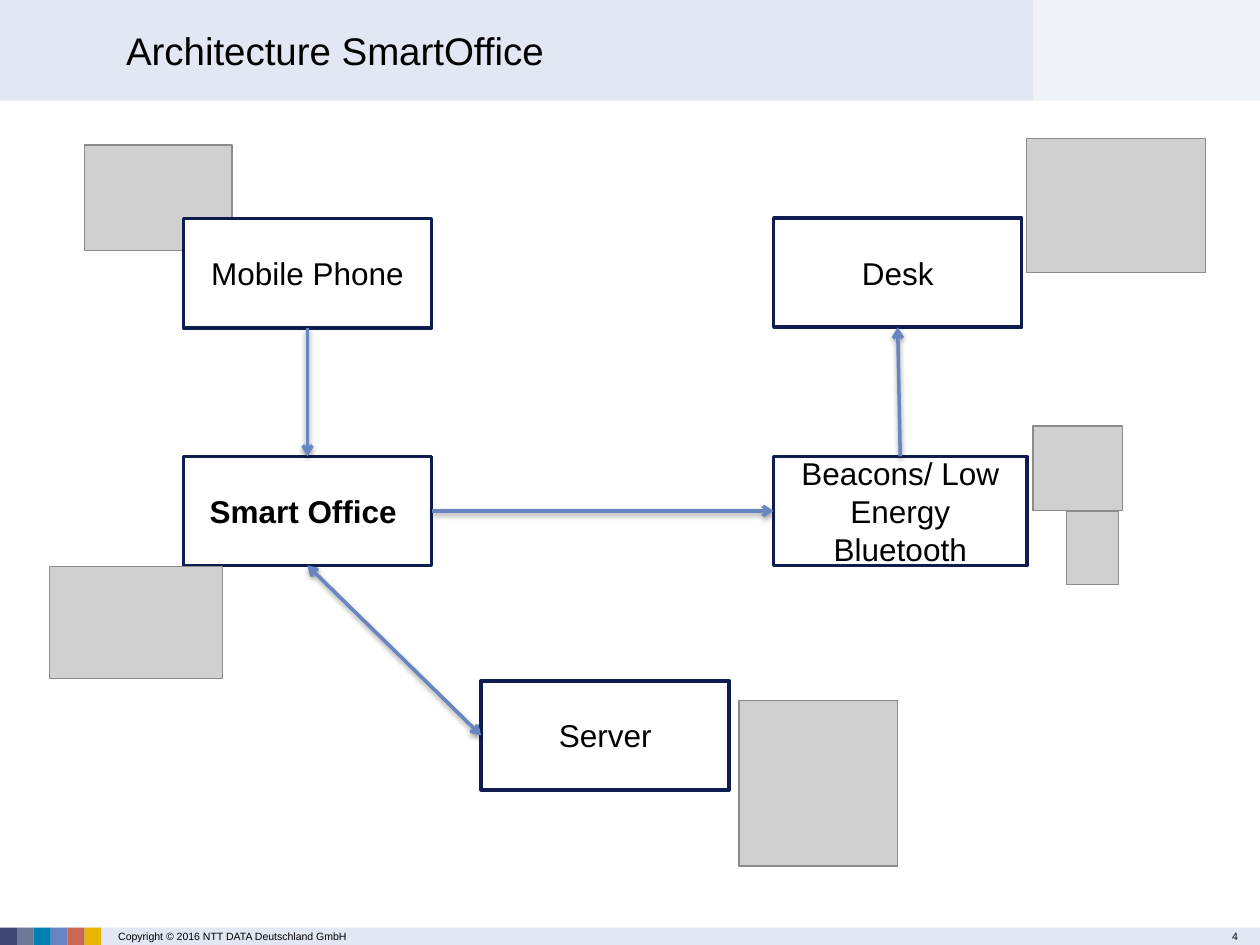
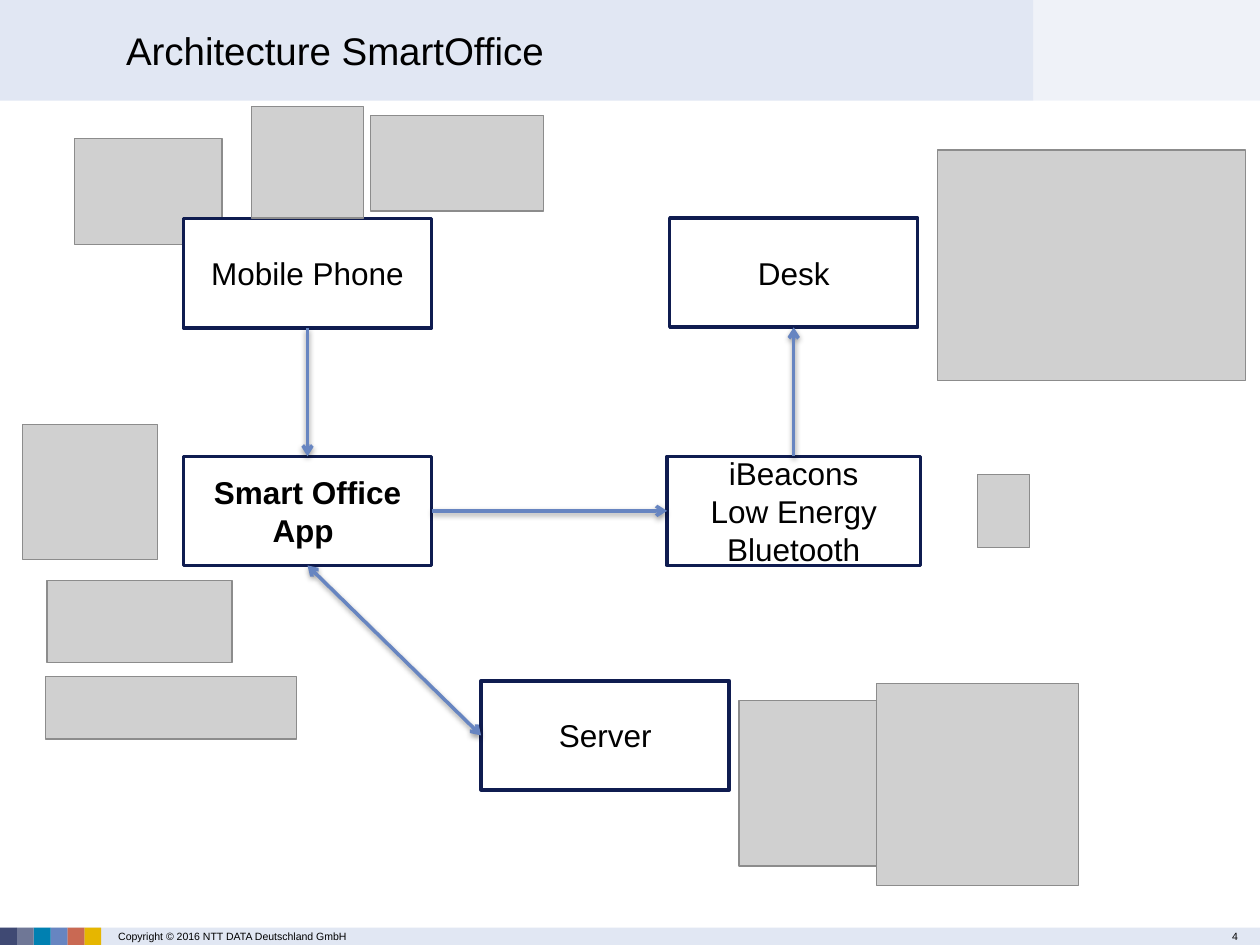
Before and after one commit to ranjitha-kuntimaddi/Smart-Office-, a slide deck: slide 4 of docs/Smart Office – Find My Colleges.pptx. Drawn at 1260x945 pixels with LibreOffice and Linux fonts; fonts in the diff are those of the drawing; grey boxes stand for pictures; background and template pictures are left out. Boxes give left, top, right and bottom in pixels: in the first picture for what was removed or moved away, otherwise in the second. Text is boxed around its words. In the diff, an @@ line names an element or a change of style, - is before the commit and + after.

```diff
--- a/docs/Smart Office – Find My Colleges.pptx
+++ b/docs/Smart Office – Find My Colleges.pptx
@@ picture added at (x1=252, y1=107, x2=364, y2=219) @@
@@ picture added at (x1=370, y1=116, x2=544, y2=212) @@
@@ picture moved from (x1=84, y1=145, x2=232, y2=251) to (x1=74, y1=139, x2=222, y2=244) @@
@@ picture removed at (x1=1027, y1=139, x2=1206, y2=272) @@
@@ picture added at (x1=937, y1=150, x2=1245, y2=381) @@
@@ rectangle "Desk" moved from (x1=774, y1=218, x2=1022, y2=328) to (x1=669, y1=218, x2=917, y2=328) @@
@@ arrow moved from (901, 456) - (897, 328) to (794, 456) - (794, 328) @@
@@ picture added at (x1=23, y1=425, x2=158, y2=559) @@
@@ picture removed at (x1=1033, y1=426, x2=1123, y2=510) @@
@@ rectangle "iBeacons Low Energy Bluetooth" moved from (x1=774, y1=456, x2=1027, y2=566) to (x1=667, y1=456, x2=920, y2=566) @@
@@ text in rectangle at (x1=711, y1=462, x2=877, y2=567): text changed @@
-Beacons/ Low Energy Bluetooth
+iBeacons
+Low Energy Bluetooth
@@ picture moved from (x1=1066, y1=510, x2=1119, y2=583) to (x1=978, y1=474, x2=1031, y2=547) @@
@@ text in rectangle at (x1=214, y1=481, x2=401, y2=548): text changed @@
-Smart Office
+Smart Office
+App
@@ arrow moved from (432, 510) - (774, 510) to (432, 510) - (667, 510) @@
@@ picture resized from (x1=49, y1=567, x2=222, y2=679) to (x1=47, y1=581, x2=232, y2=664) @@
@@ picture added at (x1=45, y1=677, x2=296, y2=740) @@
@@ picture added at (x1=876, y1=683, x2=1077, y2=885) @@
```
Also in this commit, not shown: 3 other slides changed.
